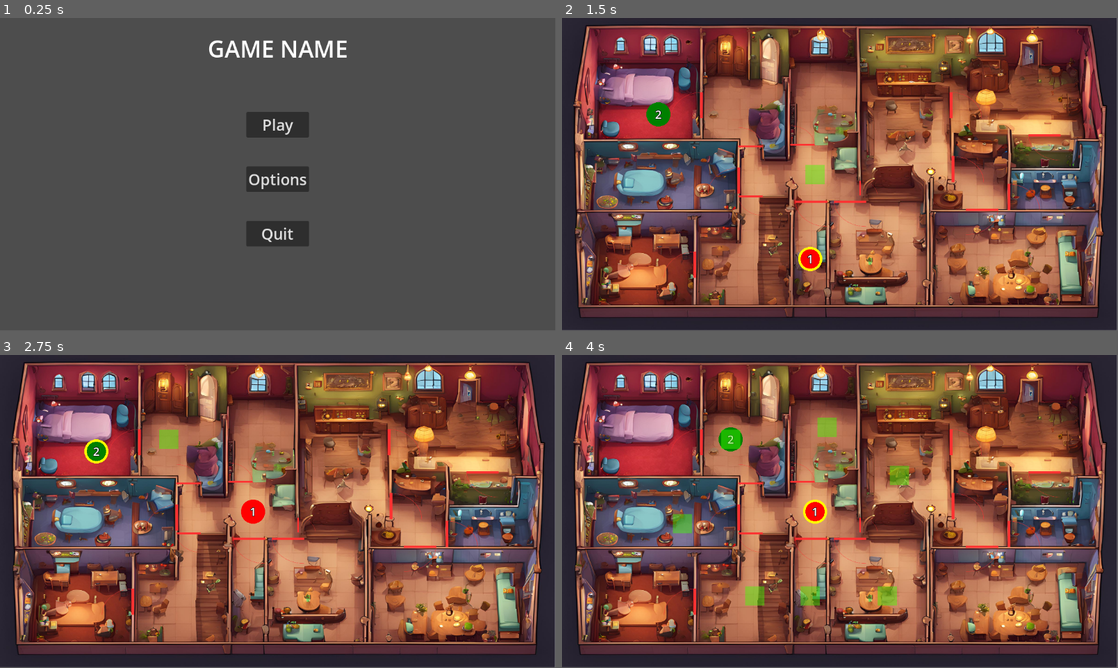
Above: before the commit, frames 1-4 (two rows, left to right).
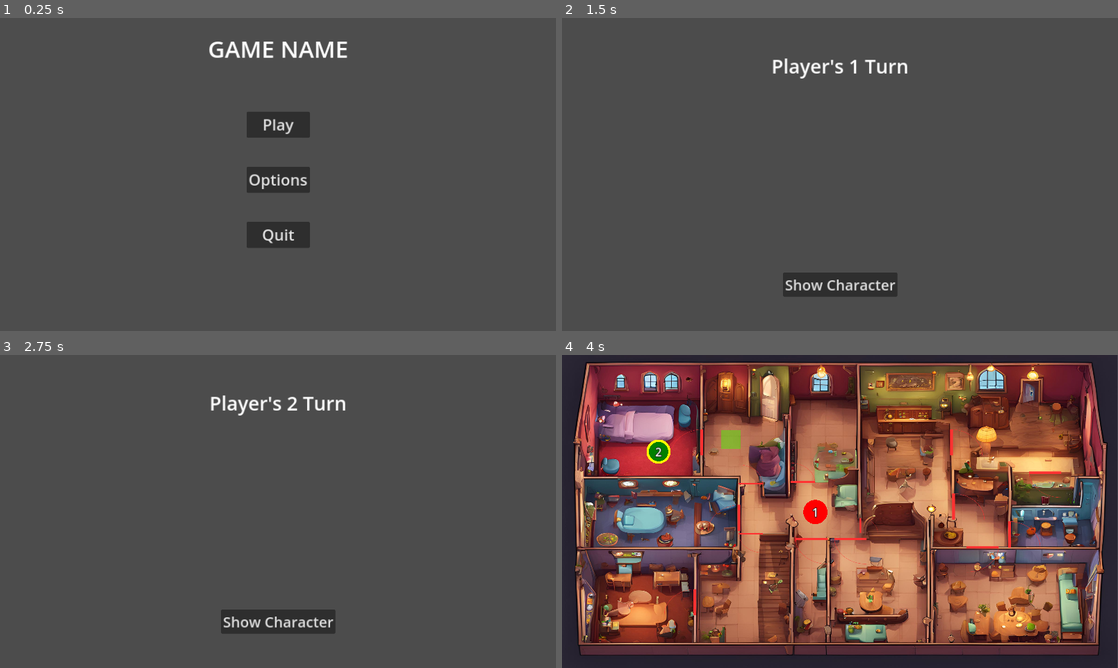
Above: after the commit, the same moments.

Repository: Yogadhveep/transylvaniagame
Game: Godot game, scene res://MainScreen.tscn
Same seed, same stepped clock (60 frames per second), same inputs: the game is played once before the commit and once after it.
Inputs (mouse positions are in pixels of both pictures, inside the frame that each line leads up to; where the layout moved, square brackets give the same spot in the first picture):
- Up to frame 1 (0.25 s): no input
- Up to frame 2 (1.5 s): click "Play" at 0.5 s; click "Start Game" at 1.25 s
- Up to frame 3 (2.75 s): click (255, 511) at 2.02 s
- Up to frame 4 (4 s): click (840, 621) [728, 439] at 2.75 s; click (840, 621) at 3.5 s, where only the run after the commit has a clickable "Play Turn"
In our replay, the window is 799x449 before the commit and 800x450 after it. These sizes can differ from the game's own. Grey fills any space a smaller window leaves; there, only what the larger window draws over its background counts as a difference.

The runs differ from the first frame. In frame 1, 0.8% of the frame differs, in the area x 37-63%, y 7-74%; in frame 2, 96%, in the area x 0-100%, y 0-100%; in frame 3, 96%; in frame 4, 13%.

Commit message:
eeeeeeeeeeeeeeee

Diff:
--- a/transylvaniagame/Game.tscn
+++ b/transylvaniagame/Game.tscn
@@ -1,9 +1,10 @@
-[gd_scene load_steps=5 format=3 uid="uid://ba8q5js6hbxif"]
+[gd_scene load_steps=6 format=3 uid="uid://ba8q5js6hbxif"]
 
 [ext_resource type="Script" path="res://game.gd" id="1_m3clw"]
 [ext_resource type="Script" path="res://graph_node.gd" id="2_d3mre"]
 [ext_resource type="StyleBox" uid="uid://bbrytb10k42h5" path="res://AlllowedMoved.tres" id="3_ataf8"]
 [ext_resource type="Texture2D" uid="uid://b81tcfxa6qt41" path="res://final map.png" id="4_y0snq"]
+[ext_resource type="PackedScene" uid="uid://djbiycsyhftgl" path="res://playerscreen.tscn" id="5_omso4"]
 
 [node name="Control" type="Control"]
 layout_mode = 3
@@ -290,6 +291,9 @@
 position = Vector2(576, 324)
 scale = Vector2(0.576, 0.467195)
 texture = ExtResource("4_y0snq")
+
+[node name="Control" parent="." instance=ExtResource("5_omso4")]
+layout_mode = 1
 
 [connection signal="pressed" from="Graph/Node1/Button" to="Graph/Node1" method="_on_button_pressed"]
 [connection signal="pressed" from="Graph/Node2/Button" to="Graph/Node2" method="_on_button_pressed"]
--- a/transylvaniagame/Global.gd
+++ b/transylvaniagame/Global.gd
@@ -32,7 +32,30 @@
 }
 var player_roles = {}
 
+var transylvania_table = {
+	1:[1.00,0.90,0.75,0.50,0.25,0.10],
+	2:[0.10,1.00,0.90,0.75,0.50,0.25],
+	3:[0.25,0.10,1.00,0.90,0.75,0.50],
+	4:[0.50,0.25,0.10,1.00,0.90,0.75],
+	5:[0.75,0.50,0.25,0.10,1.00,0.90],
+	6:[0.90,0.75,0.50,0.25,0.10,1.00]
+}
 
+
+func reset():
+	turn = 1
+	highlighted_moves = []
+	dead = []
+	alive = -1
+	roles = {
+		1:"Dracula",
+		2:"Frankenstein",
+		3:"Murray",
+		4:"Wayne",
+		5:"Griffin",
+		6:"Blobby"
+	}
+	player_roles = {}
 func get_connected(node):
 	return map.get(node, [])
 
--- a/transylvaniagame/end_game.gd
+++ b/transylvaniagame/end_game.gd
@@ -7,9 +7,18 @@
 	for player in range(1,Global.player_count+1):
 		if not (player in Global.dead):
 			$Label.text = "PLAYER "+str(player)+" WON!"
-			return
+			$Timer.start()
+
+
 
 
 # Called every frame. 'delta' is the elapsed time since the previous frame.
 func _process(delta: float) -> void:
 	pass
+
+
+
+
+func _on_timer_timeout() -> void:
+	get_tree().change_scene_to_file("res://MainScreen.tscn")
+	Global.reset()
--- a/transylvaniagame/end_game.tscn
+++ b/transylvaniagame/end_game.tscn
@@ -29,3 +29,8 @@
 grow_vertical = 2
 text = "EXAMPLE"
 label_settings = SubResource("LabelSettings_thlx5")
+
+[node name="Timer" type="Timer" parent="."]
+wait_time = 3.0
+
+[connection signal="timeout" from="Timer" to="." method="_on_timer_timeout"]
--- a/transylvaniagame/game.gd
+++ b/transylvaniagame/game.gd
@@ -18,6 +18,7 @@
 	Global.set_moves($Graph, get_node("Players").get_node("Player1").get_pos())
 	print(Global.player_roles)
 	print(Global.roles)
+	$Control.show_new_turn()
 
 func set_player_count() -> void:
 	for i in range(Global.player_count):
@@ -50,8 +51,7 @@
 func get_role():
 	var available_roles = {}
 	for role_key in Global.roles:
-		if Global.roles[role_key] not in Global.player_roles:
-			print("1:"+Global.roles[role_key])
+		if role_key not in Global.player_roles.values():
 			available_roles[role_key] = Global.roles[role_key]
 	var values_role = available_roles.keys()
 	var result = values_role[randi_range(0, values_role.size() - 1)]
--- a/transylvaniagame/graph_node.gd
+++ b/transylvaniagame/graph_node.gd
@@ -18,10 +18,13 @@
 		move_player()
 	else:
 		print("ENGAGE")
-		Global.kill(player)
-		$"../../Players".get_node("Player"+str(player)).get_node("Label").visible = false
-		$"../../Players".get_node("Player"+str(player)).visible = false
-		move_player()
+		var dead_player = random_option(Global.turn,player)
+		var move_question_mark = should_move(Global.turn,player,dead_player)
+		Global.kill(dead_player)
+		$"../../Players".get_node("Player"+str(dead_player)).get_node("Label").visible = false
+		$"../../Players".get_node("Player"+str(dead_player)).visible = false
+		if move_question_mark:
+			move_player()
 		if Global.alive <= 1:
 			get_tree().change_scene_to_file("res://end_game.tscn")
 
@@ -32,8 +35,21 @@
 	Global.remove_moves($"..")
 	Global.set_moves($"..",$"../../Players".get_node("Player"+str(Global.turn)).get_pos())
 
+	$"../../Control".show_new_turn()
 
+func random_option(attacker, defender):
+	var prob = Global.transylvania_table[attacker][defender-1]
+	var random_value = randi() % 100  # Get a random number between 0 and 99
+	if random_value < prob:
+		return defender  # 70% chance
+	else:
+		return defender  # 30% chance
 
+func should_move(attacker, defender, selected):
+	if attacker == selected:
+		return false
+	else:
+		return true
 
 func move_player():
 	var current_player = $"../../Players".get_node("Player"+str(Global.turn))
--- a/transylvaniagame/playerscreen.tscn
+++ b/transylvaniagame/playerscreen.tscn
@@ -7,6 +7,7 @@
 font_size = 40
 
 [node name="Control" type="Control"]
+z_index = 15
 layout_mode = 3
 anchors_preset = 15
 anchor_right = 1.0
@@ -14,6 +15,16 @@
 grow_horizontal = 2
 grow_vertical = 2
 script = ExtResource("1_qmn4i")
+
+[node name="ColorRect" type="ColorRect" parent="."]
+z_index = 9
+layout_mode = 1
+anchors_preset = 15
+anchor_right = 1.0
+anchor_bottom = 1.0
+grow_horizontal = 2
+grow_vertical = 2
+color = Color(0.298039, 0.298039, 0.298039, 1)
 
 [node name="VBoxContainer" type="VBoxContainer" parent="."]
 z_index = 10
@@ -48,16 +59,6 @@
 size_flags_horizontal = 4
 size_flags_vertical = 4
 theme_override_font_sizes/font_size = 30
-text = "Start"
-
-[node name="ColorRect" type="ColorRect" parent="."]
-z_index = 9
-layout_mode = 1
-anchors_preset = 15
-anchor_right = 1.0
-anchor_bottom = 1.0
-grow_horizontal = 2
-grow_vertical = 2
-color = Color(0.298039, 0.298039, 0.298039, 1)
+text = "Show Character"
 
 [connection signal="pressed" from="VBoxContainer/Button" to="." method="_on_button_pressed"]
--- a/transylvaniagame/project.godot
+++ b/transylvaniagame/project.godot
@@ -19,6 +19,11 @@
 
 Global="*res://Global.gd"
 
+[display]
+
+window/size/mode=2
+window/stretch/mode="canvas_items"
+
 [dotnet]
 
 project/assembly_name="TransylvaniaGame"
--- a/transylvaniagame/turnscreen.gd
+++ b/transylvaniagame/turnscreen.gd
@@ -9,11 +9,13 @@
 	6:"res://Blobby.png"
 }
 
+var active = false
 
 # Called when the node enters the scene tree for the first time.
 func _ready() -> void:
-	$VBoxContainer/Sprite2D.visible = false
-	#$VBoxContainer/Sprite2D.texture
+	$".".visible = false
+	$VBoxContainer/Button.disabled = false
+	active = false
 
 
 # Called every frame. 'delta' is the elapsed time since the previous frame.
@@ -22,4 +24,20 @@
 
 
 func _on_button_pressed() -> void:
-	pass # Replace with function body.
+	if not active:
+		$VBoxContainer/Sprite2D.visible = true
+		active = true
+		$VBoxContainer/Button.text = "Play Turn"
+	else:
+		$VBoxContainer/Button.disabled = true
+		$".".visible = false
+		active = false
+
+func show_new_turn():
+	$".".visible = true
+	$VBoxContainer/Sprite2D.visible = false
+	$VBoxContainer/Sprite2D.texture = load(avatar[Global.player_roles[Global.turn]])
+	$VBoxContainer/Label.text = "Player's "+str(Global.turn)+" Turn"
+	$VBoxContainer/Button.disabled = false
+	$VBoxContainer/Button.text = "Show Character"
+	active = false
